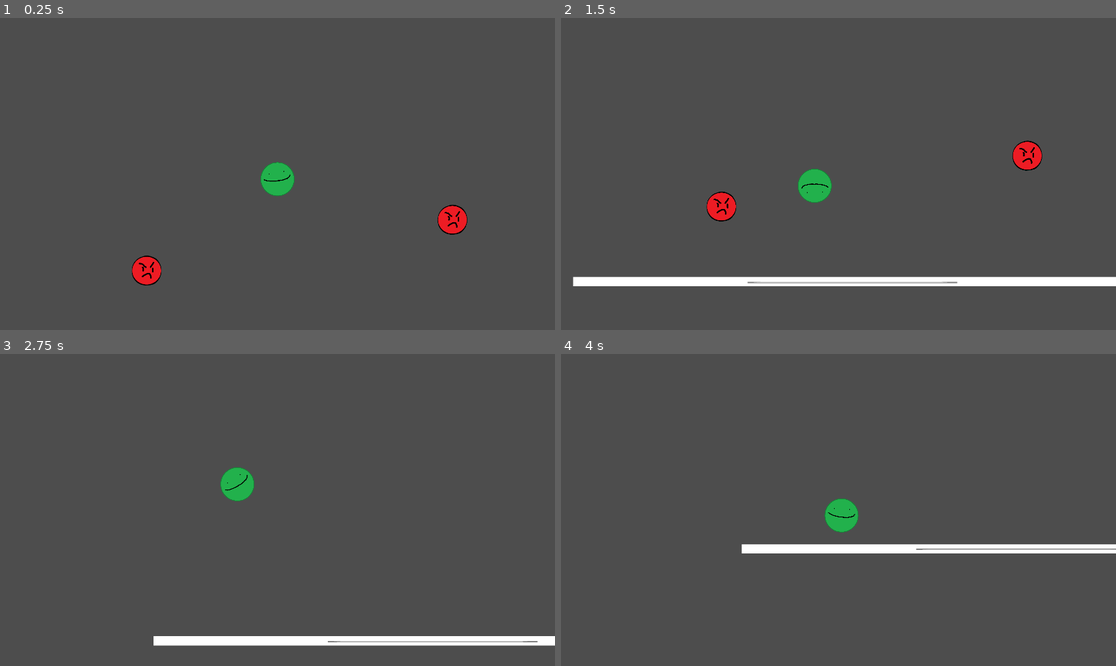
Above: before the commit, frames 1-4 (two rows, left to right).
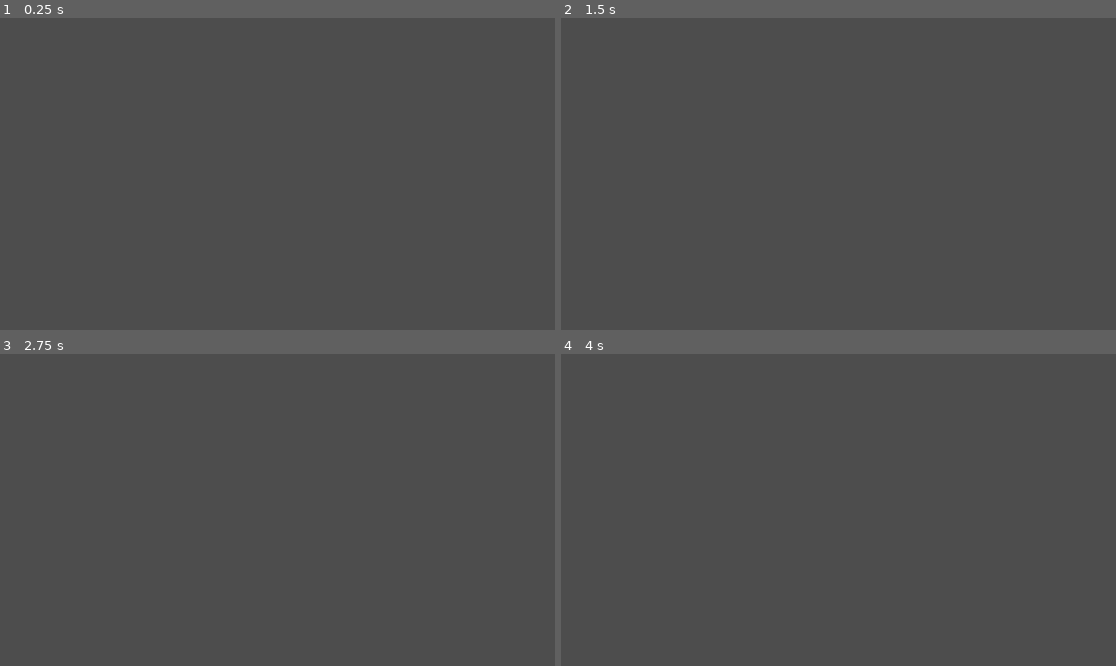
Above: after the commit, the same moments.

Repository: ai43184-school/School-project
Game: Godot game, scene res://Scenes/main.tscn
The game is run twice, just before and just after one commit, with the same random seed, the same clock (stepped at 60 frames per second) and the same inputs.
Inputs (mouse positions are in pixels of both pictures, inside the frame that each line leads up to):
- Up to frame 1 (0.25 s): no input
- Up to frame 2 (1.5 s): move the mouse to (960, 158) at 0.52 s; press the mouse at (960, 158) at 0.53 s; move the mouse to (727, 189) at 1.27 s; release the mouse at (727, 189) at 1.28 s; click (727, 189) at 1.35 s
- Up to frame 3 (2.75 s): move the mouse to (333, 441) at 2.02 s; press the mouse at (333, 441) at 2.03 s
- Up to frame 4 (4 s): move the mouse to (810, 572) at 2.77 s; release the mouse at (810, 572) at 2.78 s; click (810, 572) at 2.85 s; move the mouse to (1005, 556) at 3.52 s; press the mouse at (1005, 556) at 3.53 s

The runs differ from the first frame. In frame 1, 1.3% of the frame differs, in the area x 23-85%, y 46-86%; in frame 2, 4.4%, in the area x 2-100%, y 39-86%; in frame 3, 2.8%; in frame 4, 2.5%.
Error before the commit: Invalid call. Nonexistent function 'current_scene' in base 'Window'. (res://Scripts/game_manager.gd:15)

Commit message:
Continuing enemy spawning

Diff:
--- a/only-way-is-up/Scenes/main.tscn
+++ b/only-way-is-up/Scenes/main.tscn
@@ -1,8 +1,7 @@
-[gd_scene load_steps=7 format=3 uid="uid://d3xobfdw3nmma"]
+[gd_scene load_steps=6 format=3 uid="uid://d3xobfdw3nmma"]
 
 [ext_resource type="PackedScene" uid="uid://dskeh4e2pbtiu" path="res://Scenes/Player.tscn" id="1_jjgbg"]
 [ext_resource type="Texture2D" uid="uid://drw6ebrfgq2or" path="res://Assets/platform.png" id="2_5k88t"]
-[ext_resource type="PackedScene" uid="uid://cvy4p4jgamrb8" path="res://Scenes/Enemy1.tscn" id="3_pubdq"]
 [ext_resource type="PackedScene" uid="uid://mtkea6vefooh" path="res://Scenes/GameManager.tscn" id="4_7nqhl"]
 
 [sub_resource type="RectangleShape2D" id="RectangleShape2D_7u77a"]
@@ -31,10 +30,4 @@
 scale = Vector2(1.66753, 0.0493829)
 texture = ExtResource("2_5k88t")
 
-[node name="Enemy" parent="." instance=ExtResource("3_pubdq")]
-position = Vector2(1577, 624)
-
-[node name="Enemy2" parent="." instance=ExtResource("3_pubdq")]
-position = Vector2(519, 800)
-
 [node name="GameManager" parent="." instance=ExtResource("4_7nqhl")]
--- a/only-way-is-up/Scripts/game_manager.gd
+++ b/only-way-is-up/Scripts/game_manager.gd
@@ -1,33 +1,32 @@
 extends Node
 
 #enemies
+@warning_ignore("unused_signal")
 signal enemydeath
 
 #player movement
 var can_launch = true
 
-#map generation
-var enemyspawn = FastNoiseLite.new()
+# Preload the enemy scene
+var enemy_scene = preload("res://Scenes/Enemy1.tscn")
 
-var width = 64
-var height = 64
-
-@onready var player = get_parent().current_scene().get_node("Player")
-
-var loaded_chunks = []
+# Set a seed for reproducibility
+@export var spawn_seed = randi_range(0,5000)
+var rng = RandomNumberGenerator.new()
 
 func _ready():
-	enemyspawn.seed = randi()
+	# Seed the RNG
+	rng.seed = spawn_seed
+	spawn_enemies(1000) # Spawn 10 enemies
 
-	enemyspawn.frequency = 0.5
+func spawn_enemies(amount):
+	for i in range(amount):
+		var enemy = enemy_scene.instantiate()
 
+		# Generate random position within a specific area
+		var spawn_x = rng.randf_range(0, 1000)
+		var spawn_y = rng.randf_range(0, 600)
+		enemy.position = Vector2(spawn_x, spawn_y)
 
-func process():
-	var player_pos = player.position
-
-
-func generate_chunk(pos):
-	for x in range(width):
-		for y in range(height):
-
-			var spawn = enemyspawn.get_noise_2d(pos.x - (width / 2) + x,pos.y - (height / 2) + y) * 10
+		# Add enemy to the scene
+		add_child(enemy)
--- a/only-way-is-up/Scripts/player.gd
+++ b/only-way-is-up/Scripts/player.gd
@@ -29,4 +29,4 @@
 
 func _on_area_2d_area_entered(area: Area2D) -> void:
 	if area.is_in_group("Enemy"):
-		linear_velocity += Vector2.UP*1200
+		linear_velocity += Vector2.UP*500
